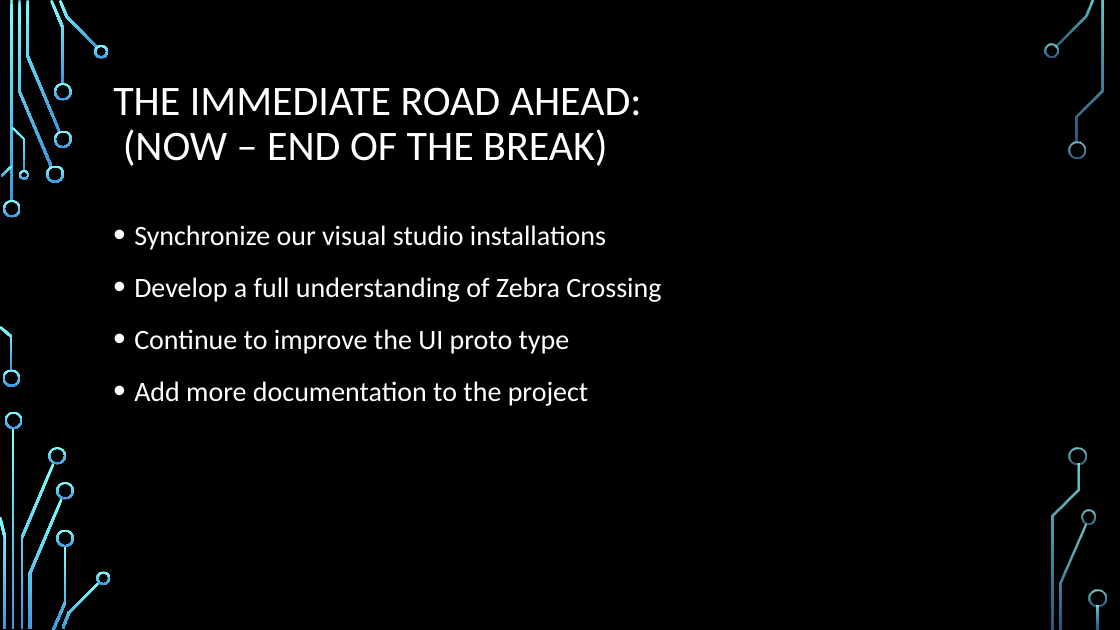
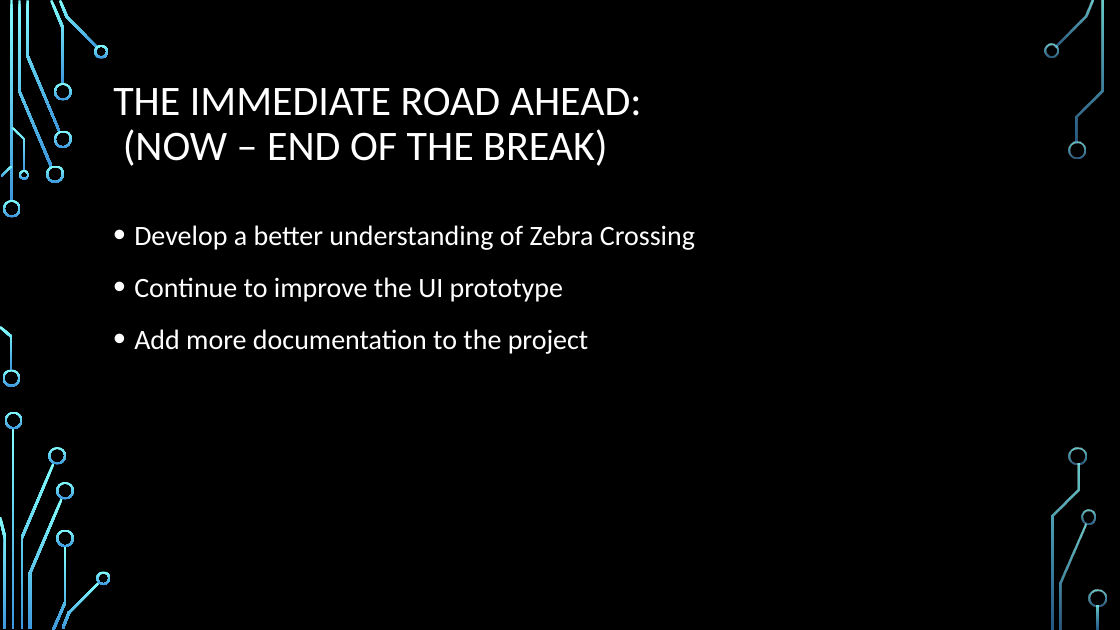
Before and after one commit to frozenNodak/InventoryManagement491, a slide deck: slide 7 of Inventory Management System demo draft.pptx. Drawn at 1120x630 pixels with LibreOffice and Linux fonts; fonts in the diff are those of the drawing; background and template pictures are left out. Boxes give left, top, right and bottom in pixels: in the first picture for what was removed or moved away, otherwise in the second. Text is boxed around its words. In the diff, an @@ line names an element or a change of style, - is before the commit and + after.

Commit message:
updateing wording

```diff
--- a/Inventory Management System demo draft.pptx
+++ b/Inventory Management System demo draft.pptx
@@ text at [134,225,695,302]: text changed @@
-• Synchronize our visual studio installations
-• Develop a full understanding of Zebra Crossing
-• Continue to improve the UI proto type
+• Develop a better understanding of Zebra Crossing
+• Continue to improve the UI prototype
```
